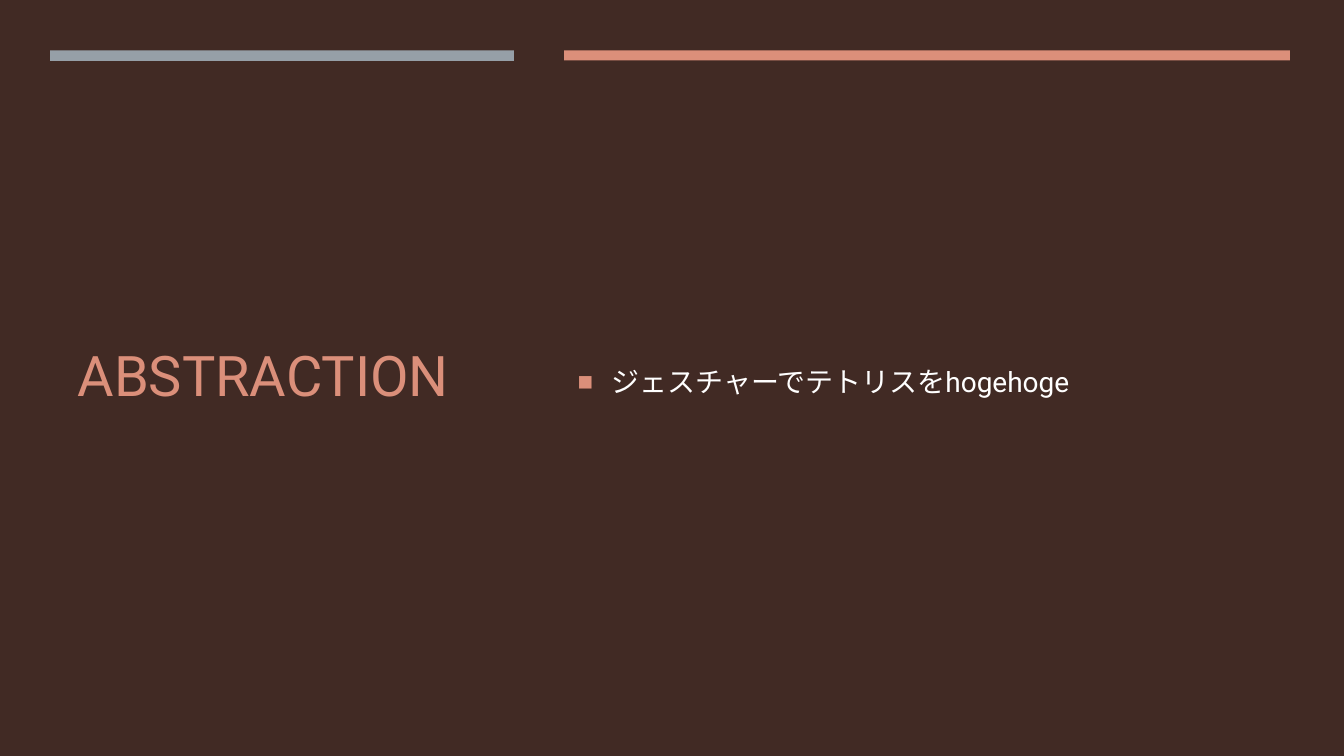
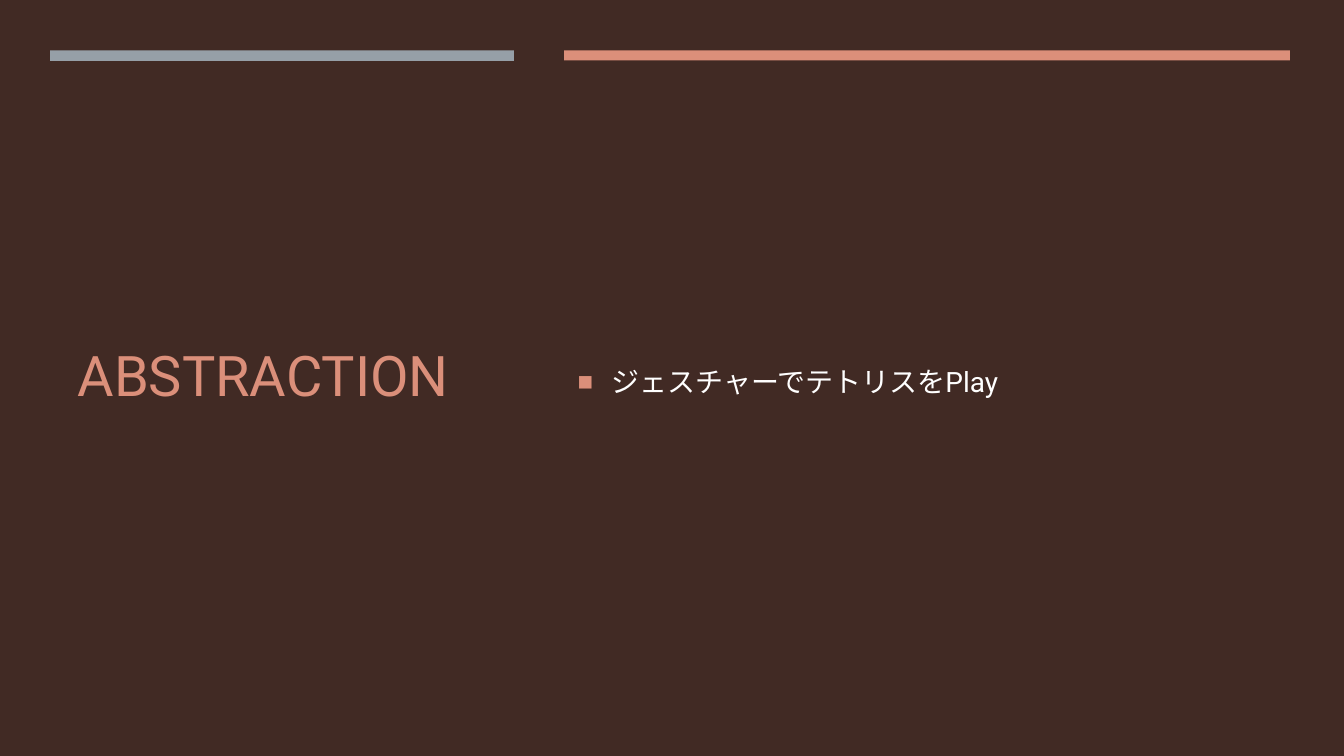
Before and after one commit to wakame-tech/vendredi-noir, a slide deck: slide 3 of PR.pptx. Drawn at 1344x756 pixels with LibreOffice and Linux fonts; fonts in the diff are those of the drawing. Boxes give left, top, right and bottom in pixels: in the first picture for what was removed or moved away, otherwise in the second. Text is boxed around its words. In the diff, an @@ line names an element or a change of style, - is before the commit and + after.

```diff
--- a/PR.pptx
+++ b/PR.pptx
@@ text at [611,369,998,398]: text changed @@
-■ ジェスチャーでテトリスをhogehoge
+■ ジェスチャーでテトリスをPlay
```
Also in this commit, not shown: 3 other slides changed, 1 other file.
